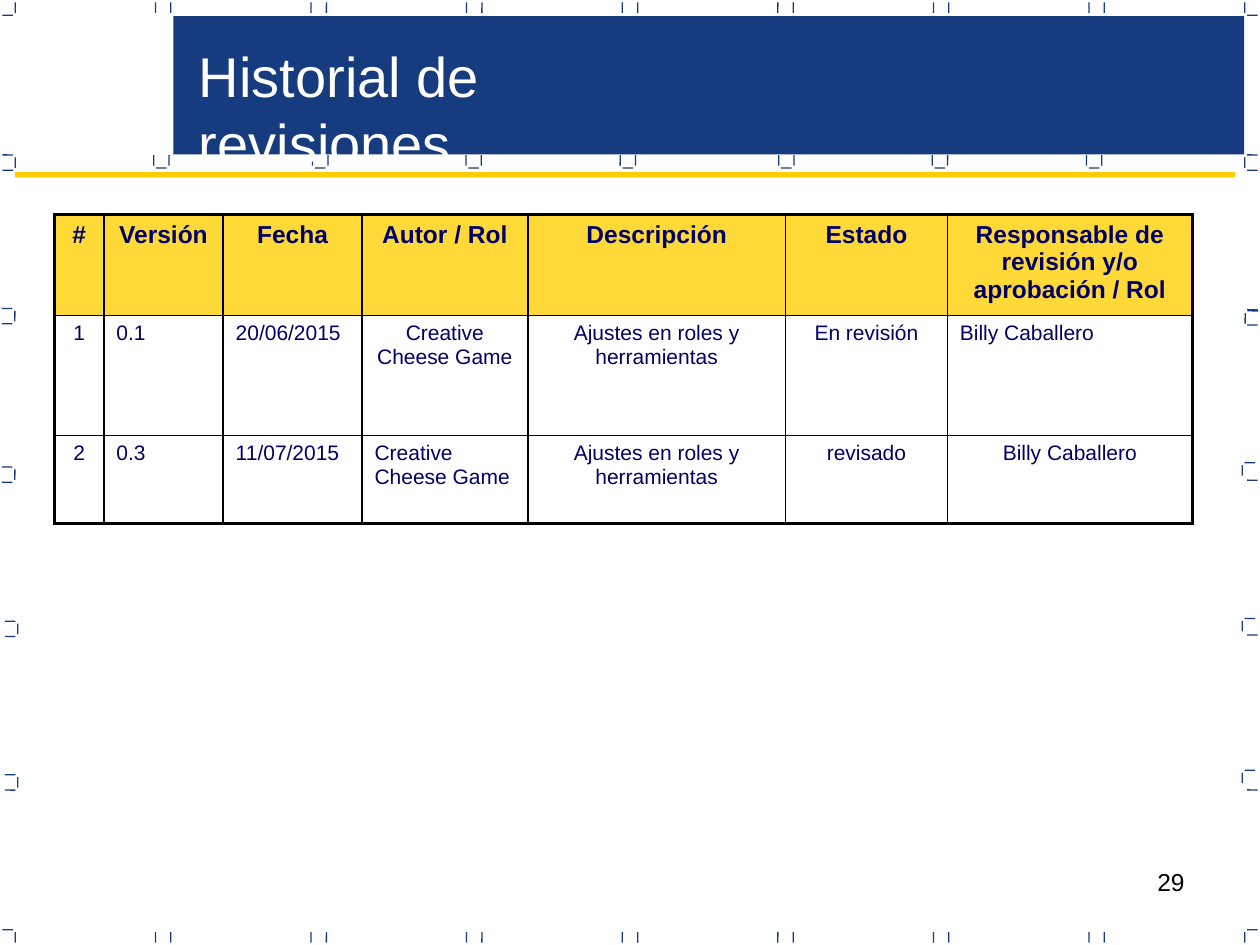
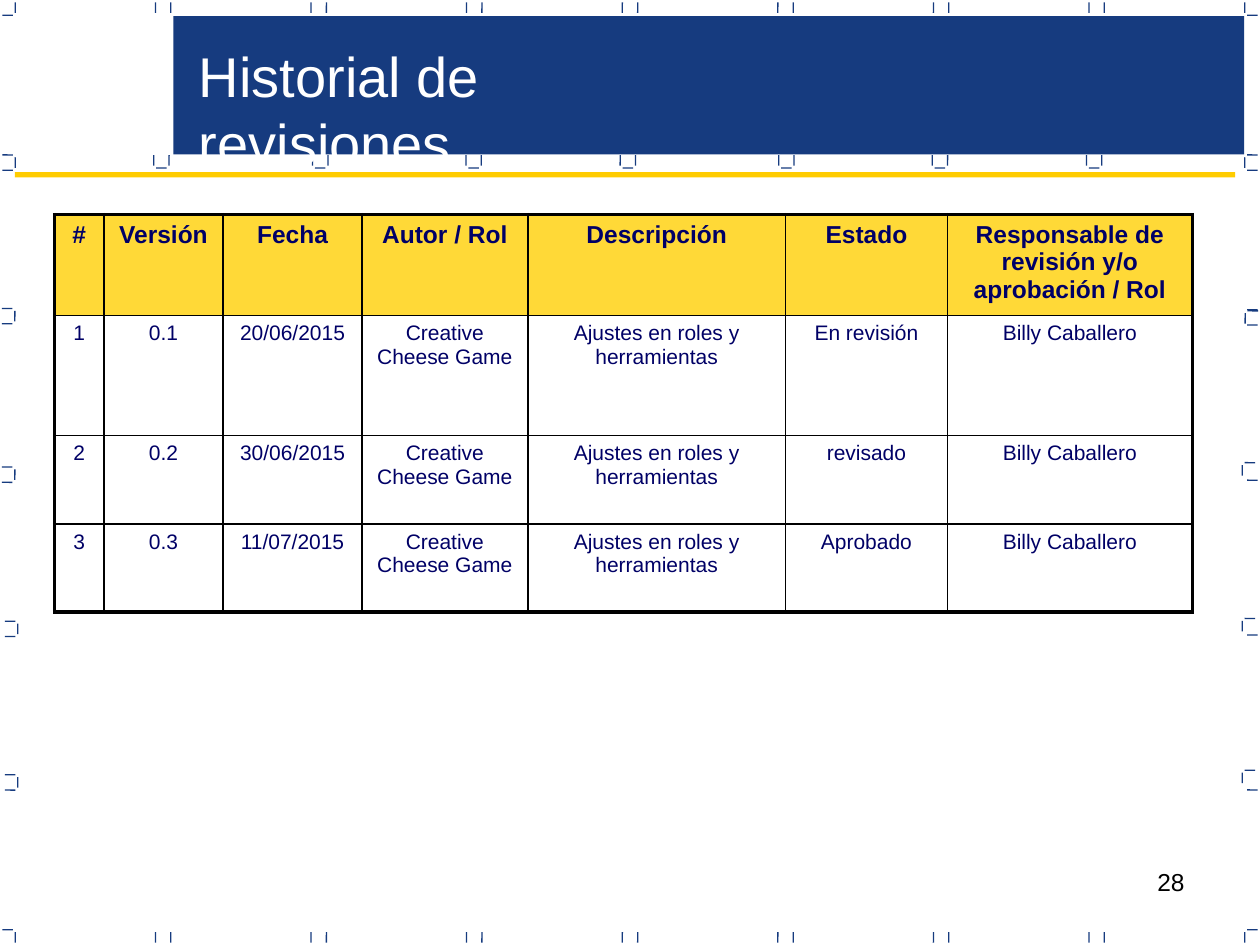
Before and after one commit to CreativeCheeseGame/BoundPhysic, a slide deck: slide 28 of Area de Proceso Gestion Configuracion/PGC_V0.3_2015 Proceso de Gestion de Configuracion.pptx (slide 29 before the commit). Drawn at 1260x945 pixels with LibreOffice and Linux fonts; fonts in the diff are those of the drawing. Boxes give left, top, right and bottom in pixels: in the first picture for what was removed or moved away, otherwise in the second. Text is boxed around its words. In the diff, an @@ line names an element or a change of style, - is before the commit and + after.

```diff
--- a/Area de Proceso Gestion Configuracion/PGC_V0.3_2015 Proceso de Gestion de Configuracion.pptx
+++ b/Area de Proceso Gestion Configuracion/PGC_V0.3_2015 Proceso de Gestion de Configuracion.pptx
@@ table at (x1=54, y1=214, x2=1193, y2=621) @@
-row 3: 2 | 0.3 | 11/07/2015 | Creative Cheese Game | Ajustes en roles y herramientas | revisado | Billy Caballero
+row 3: 2 | 0.2 | 30/06/2015 | Creative Cheese Game | Ajustes en roles y herramientas | revisado | Billy Caballero
+row 4: 3 | 0.3 | 11/07/2015 | Creative Cheese Game | Ajustes en roles y herramientas | Aprobado | Billy Caballero
@@ page number at (x1=1157, y1=874, x2=1184, y2=892): text changed @@
-29
+28
```
Also in this commit, not shown: 9 other slides changed, 2 slides removed.
